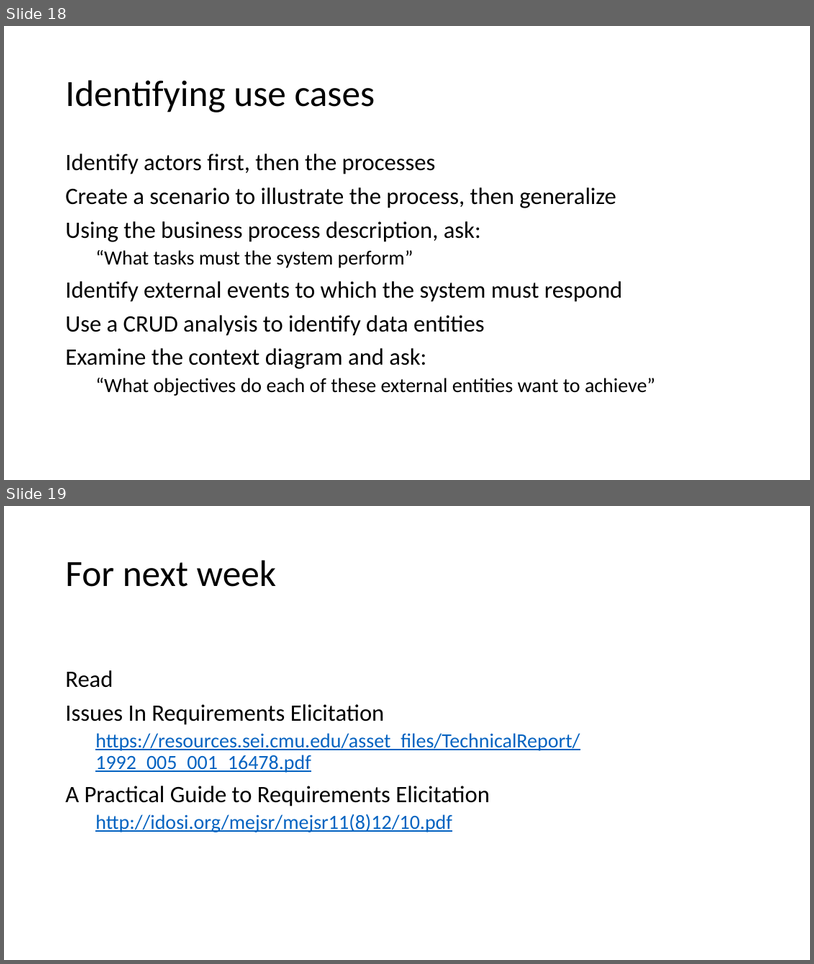
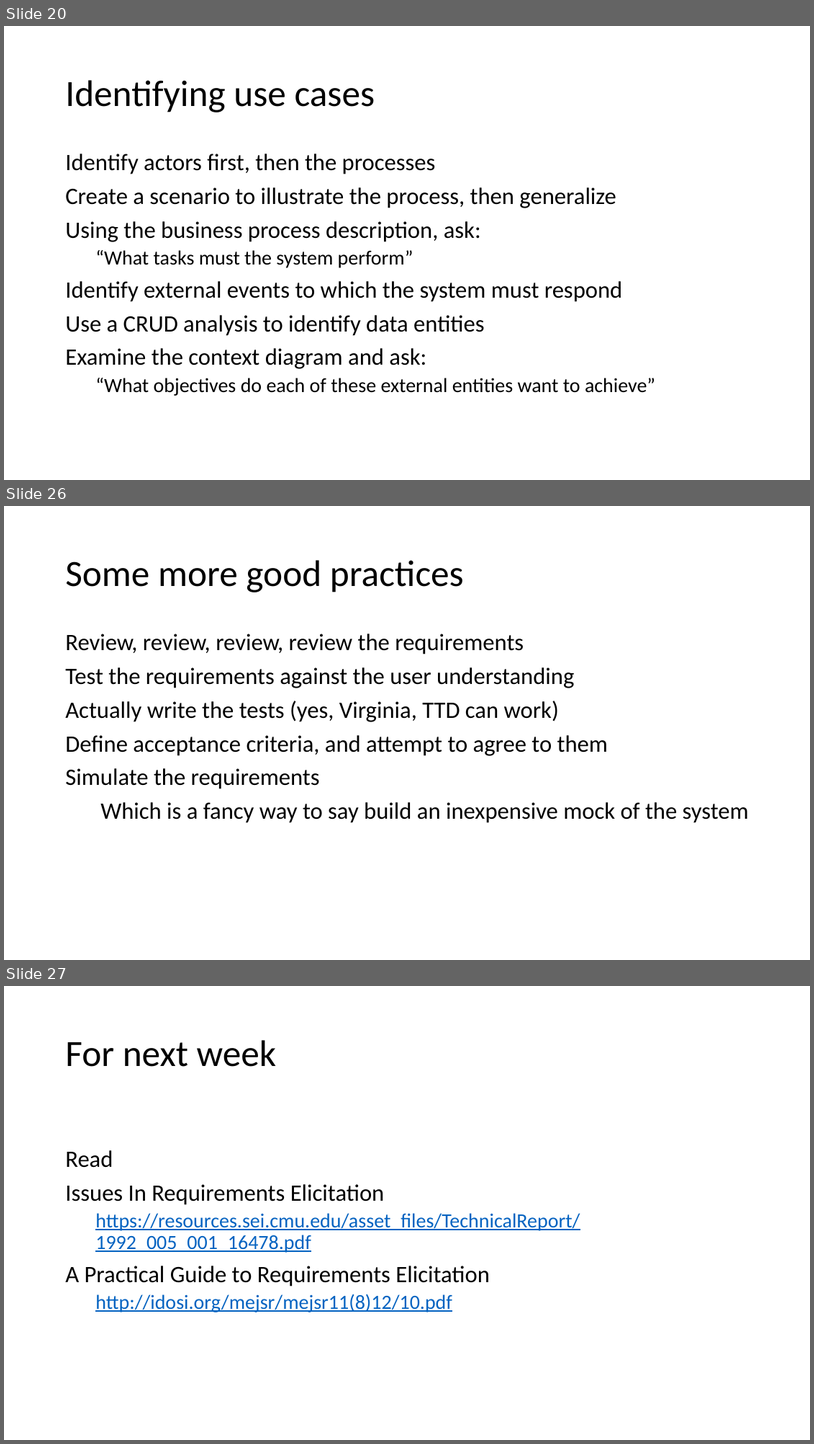
Before and after one commit to MengshanChen/SU_CPSC_5100_18FQ, a slide deck: lectures/Elicitation.pptx. Shown one above the other, each under a label of ours: slides 18 and 19 before the commit, slides 20, 26 and 27 after it; the slides between them are not shown. The pictures are 814x964 and 814x1444 pixels, drawn with LibreOffice and Linux fonts; fonts in the diff are those of the drawing. Boxes give left, top, right and bottom in pixels: in the first picture for what was removed or moved away, otherwise in the second. Text is boxed around its words. In the diff, an @@ line names an element or a change of style, - is before the commit and + after.

```diff
--- a/lectures/Elicitation.pptx
+++ b/lectures/Elicitation.pptx
@@ slide 26 added at [4,506,810,960], background #FFFFFF @@
@@ title added at [65,560,464,592], 44 pt, text #000000 @@
+Some more good practices
@@ text added at [65,633,749,823], 28 pt, text #000000 @@
+Review, review, review, review the requirements
+Test the requirements against the user understanding
+Actually write the tests (yes, Virginia, TTD can work)
+Define acceptance criteria, and attempt to agree to them
+Simulate the requirements
+Which is a fancy way to say build an inexpensive mock of the system
@@ what was slide 18 is now slide 20 @@
@@ what was slide 19 is now slide 27 @@
```
Also in this commit, not shown: 1 slide changed, 7 other slides added, 3 other files.
